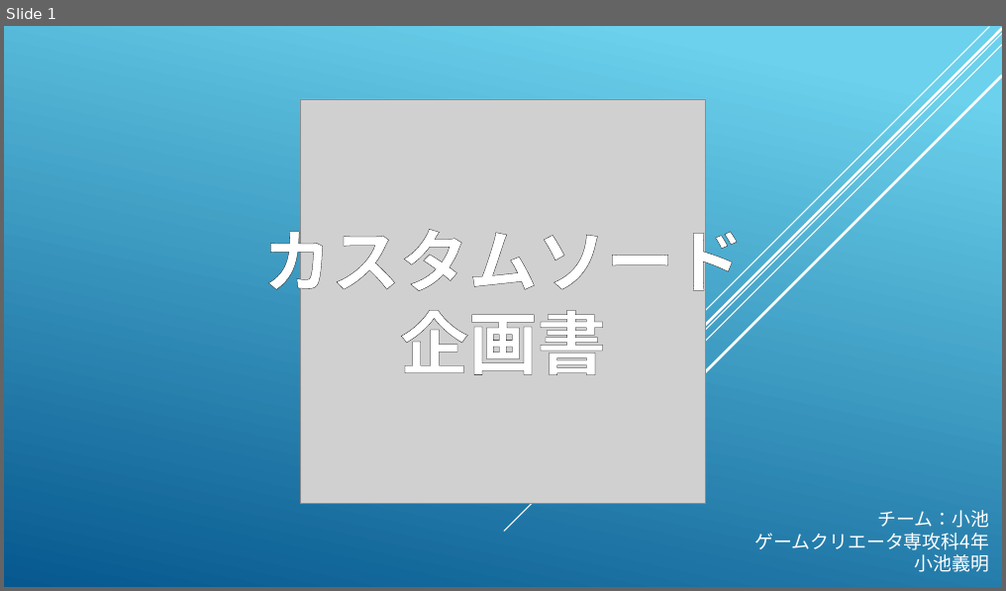
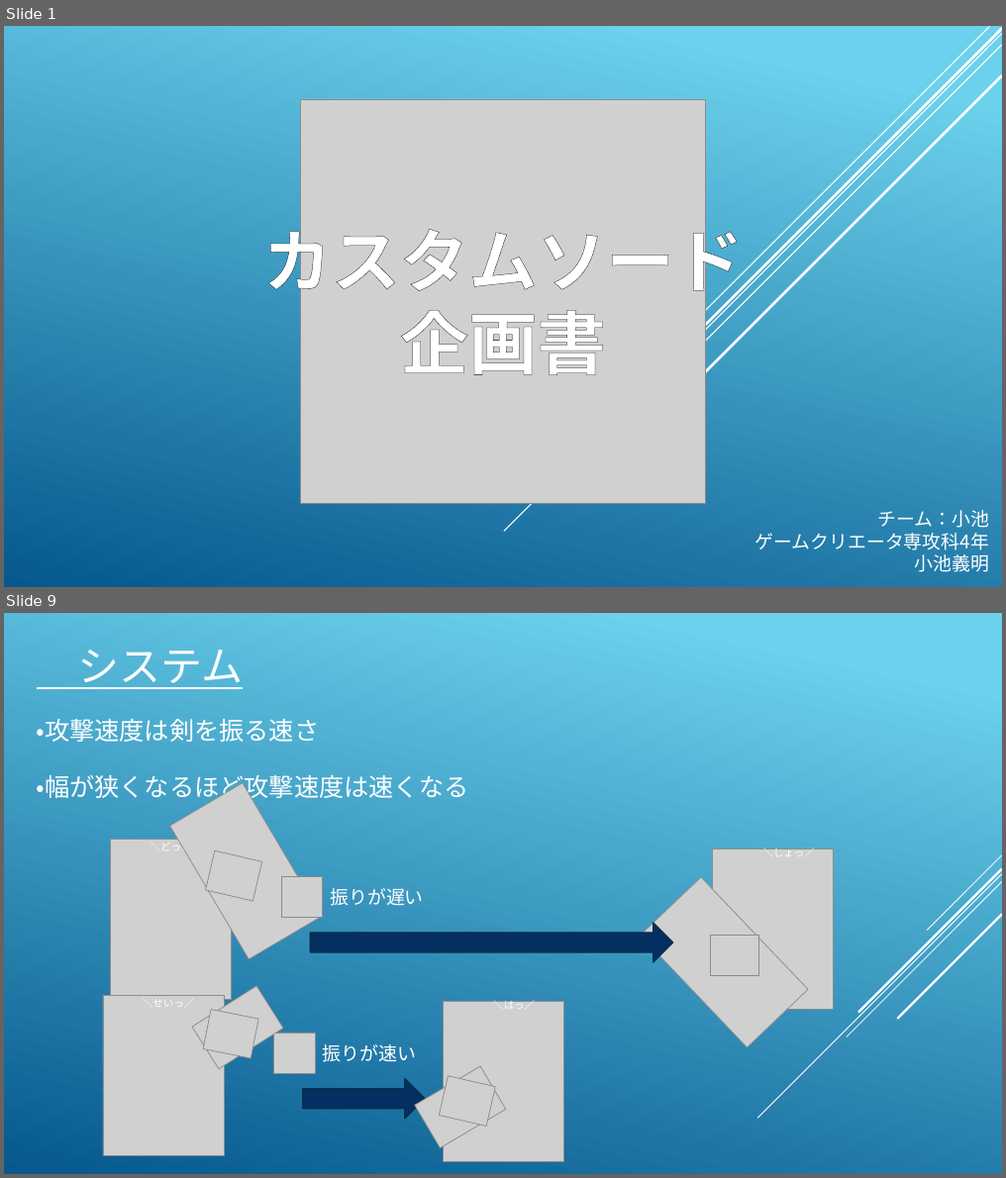
Before and after one commit to koike0723/Aso2020Winter, a slide deck: 企画書.pptx. Shown one above the other, each under a label of ours: slide 1 before the commit, slides 1 and 9 after it; the slides between them are not shown. The pictures are 1006x591 and 1006x1178 pixels, drawn with LibreOffice and Linux fonts; fonts in the diff are those of the drawing; grey boxes stand for pictures. Boxes give left, top, right and bottom in pixels: in the first picture for what was removed or moved away, otherwise in the second. Text is boxed around its words. In the diff, an @@ line names an element or a change of style, - is before the commit and + after.

```diff
--- a/企画書.pptx
+++ b/企画書.pptx
@@ slide 9 added at (4, 613, 1002, 1174), background gradient #6ED2EB to #06588E @@
@@ text added at (78, 650, 244, 689), 40 pt, text #FFFFFF, underline @@
+システム
@@ text added at (37, 719, 320, 742), 24 pt, text #FFFFFF @@
+・攻撃速度は剣を振る速さ
@@ text added at (37, 775, 469, 803), 24 pt, text #FFFFFF @@
+・幅が狭くなるほど攻撃速度は速くなる
@@ picture added at (169, 783, 321, 959) @@
@@ picture added at (110, 839, 231, 1000) @@
@@ text added at (151, 841, 223, 855), 10 pt, text #FFFFFF @@
+＼どっこい…／
@@ picture added at (713, 849, 834, 1010) @@
@@ text added at (763, 846, 815, 857), 10 pt, text #FFFFFF @@
+＼しょっ／
@@ picture added at (206, 851, 262, 901) @@
@@ picture added at (282, 876, 323, 918) @@
@@ picture added at (640, 877, 808, 1049) @@
@@ text added at (330, 888, 423, 906), 18 pt, text #FFFFFF @@
+振りが遅い
@@ right arrow added at (310, 923, 673, 962), fill #052F61, outline #043148 1.25 pt @@
@@ picture added at (710, 935, 758, 975) @@
@@ group added at (757, 856, 1002, 1118): 5 lines @@
@@ picture added at (103, 995, 224, 1157) @@
@@ picture added at (192, 986, 283, 1069) @@
@@ text added at (493, 998, 535, 1008), 10 pt, text #FFFFFF @@
+＼はっ／
@@ text added at (143, 1001, 194, 1007), 10 pt, text #FFFFFF @@
+＼せいっ／
@@ picture added at (203, 1010, 259, 1059) @@
@@ picture added at (444, 1001, 564, 1162) @@
@@ picture added at (273, 1033, 315, 1074) @@
@@ text added at (323, 1045, 416, 1062), 18 pt, text #FFFFFF @@
+振りが速い
@@ right arrow added at (303, 1079, 425, 1119), fill #052F61, outline #043148 1.25 pt @@
@@ picture added at (415, 1066, 506, 1149) @@
@@ picture added at (439, 1076, 495, 1126) @@
```
Also in this commit, not shown: 7 slides changed, 11 other slides added, 12 slides removed, 6 other files.
